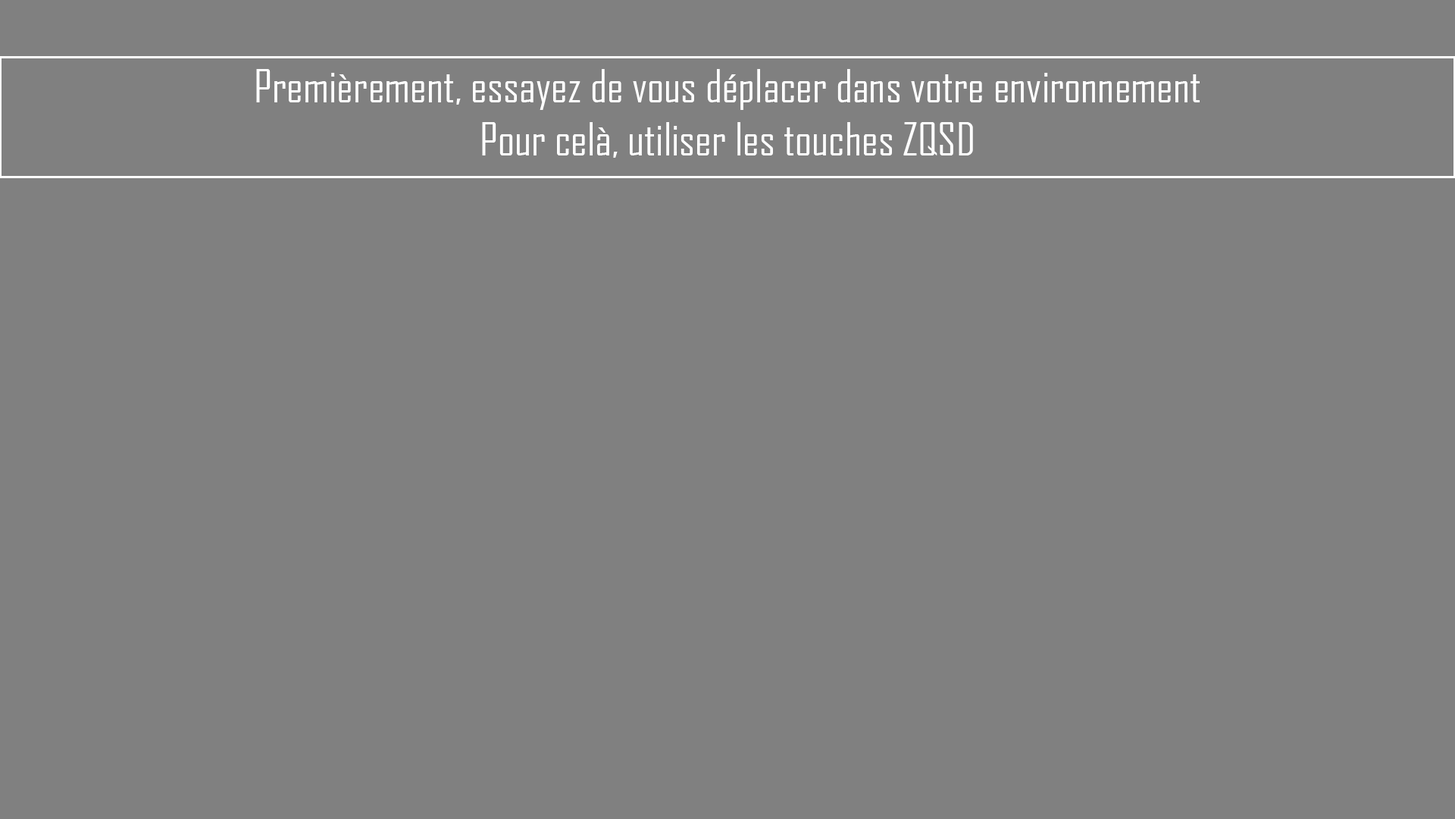
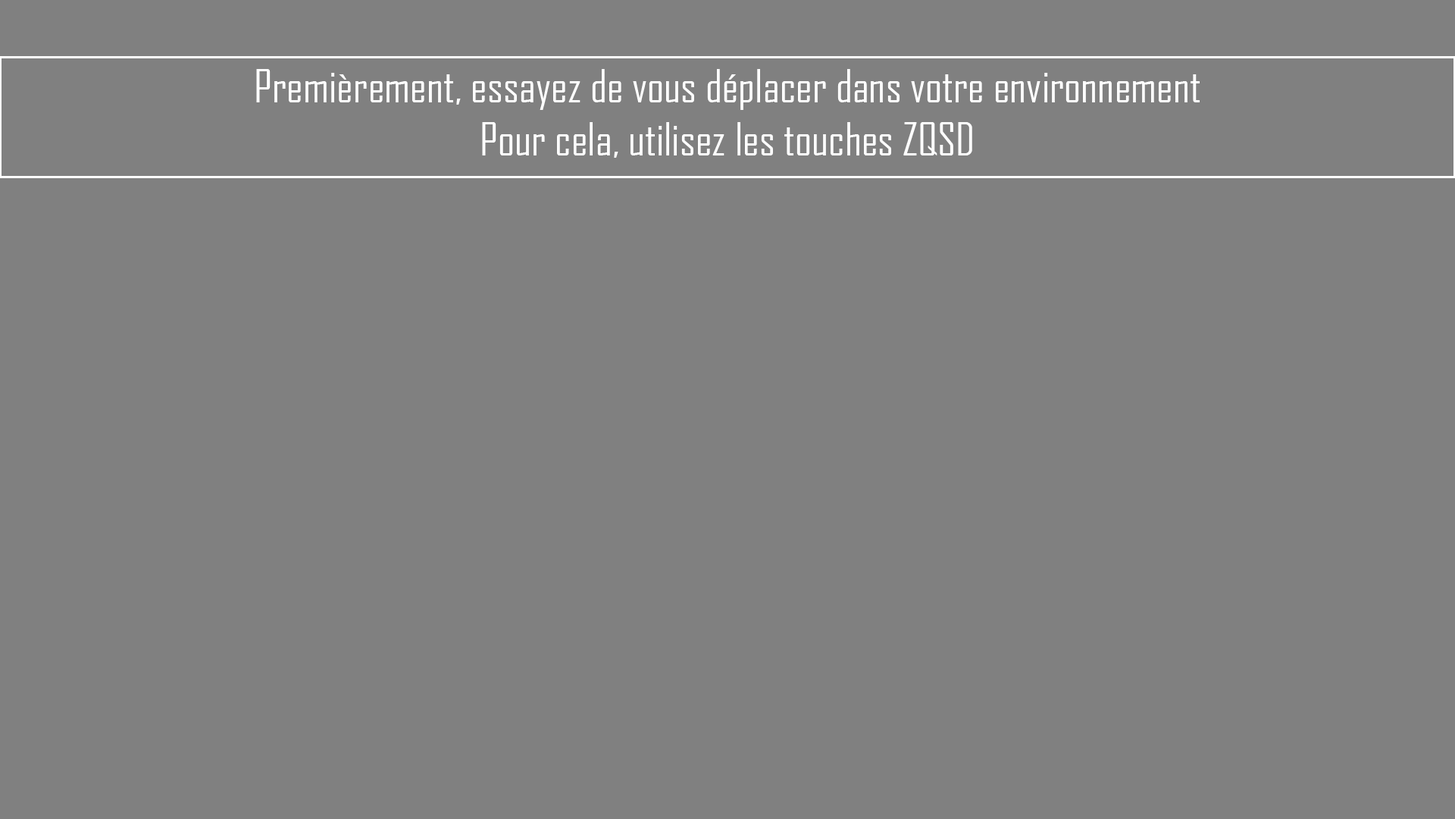
Two versions of the same layered image (1455px x 819px). Layer-by-layer changes:
painted on "Premièrement, essayez de vous déplacer dans votre environnement" over (x1=573, y1=122, x2=974, y2=158)
